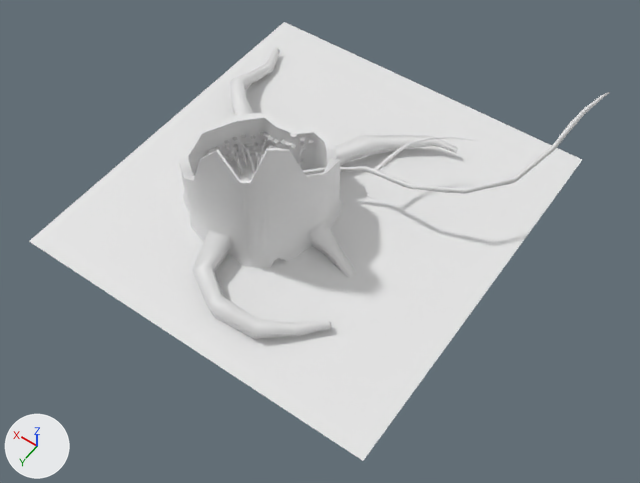
An edit to the FBX model Implemented/Order66/Assets/Models/prefabs check/3D_P_PS.FBX, drawn before and after from the same camera.
Rendered twice from a 50 mm lens placed at (-2.19, 3.2, 4.41), pointed at (-0.24, 0.46, 0.11). The lights are fixed; the arrows at lower left show +X, +Y and +Z. Where no turn or scale is listed for an object, it has been applied to the vertices. Vertices at the same position are counted once.

Objects in the first picture: '3D_P_PS', 'BoomStronk', 'Ground'.
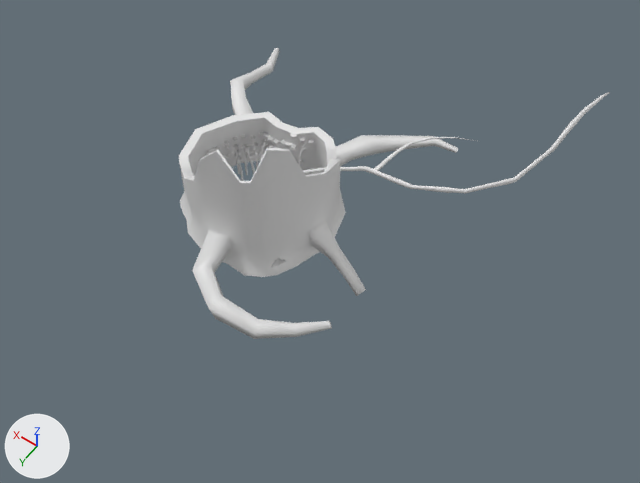
The newer file is also rescaled (x2.54), turned or shifted as a whole; pictures and numbers use the older file's frame.

The change in detail:
me_mesh_053 is used by ob_3d_p_ps; location (0.231, 0.069, 0.022).
me_mesh_053 had 11339 vertices, 11808 faces and spanned x -0.055..0.537, y -0.112..0.487, z -0.087..0.394.
me_mesh_053 now has 11318 vertices, 11640 faces and spans x -0.055..0.537, y -0.112..0.487, z -0.087..0.394.
me_mesh_053 part 1: the surface is now shaded smooth.
Object 'Ground' (ob_ground) is deleted.

Where the change shows, as pixel boxes (x1, y1, x2, y2) in the pictures (640 x 483 px):
'Ground', deleted
    before: (29, 22, 582, 461)
